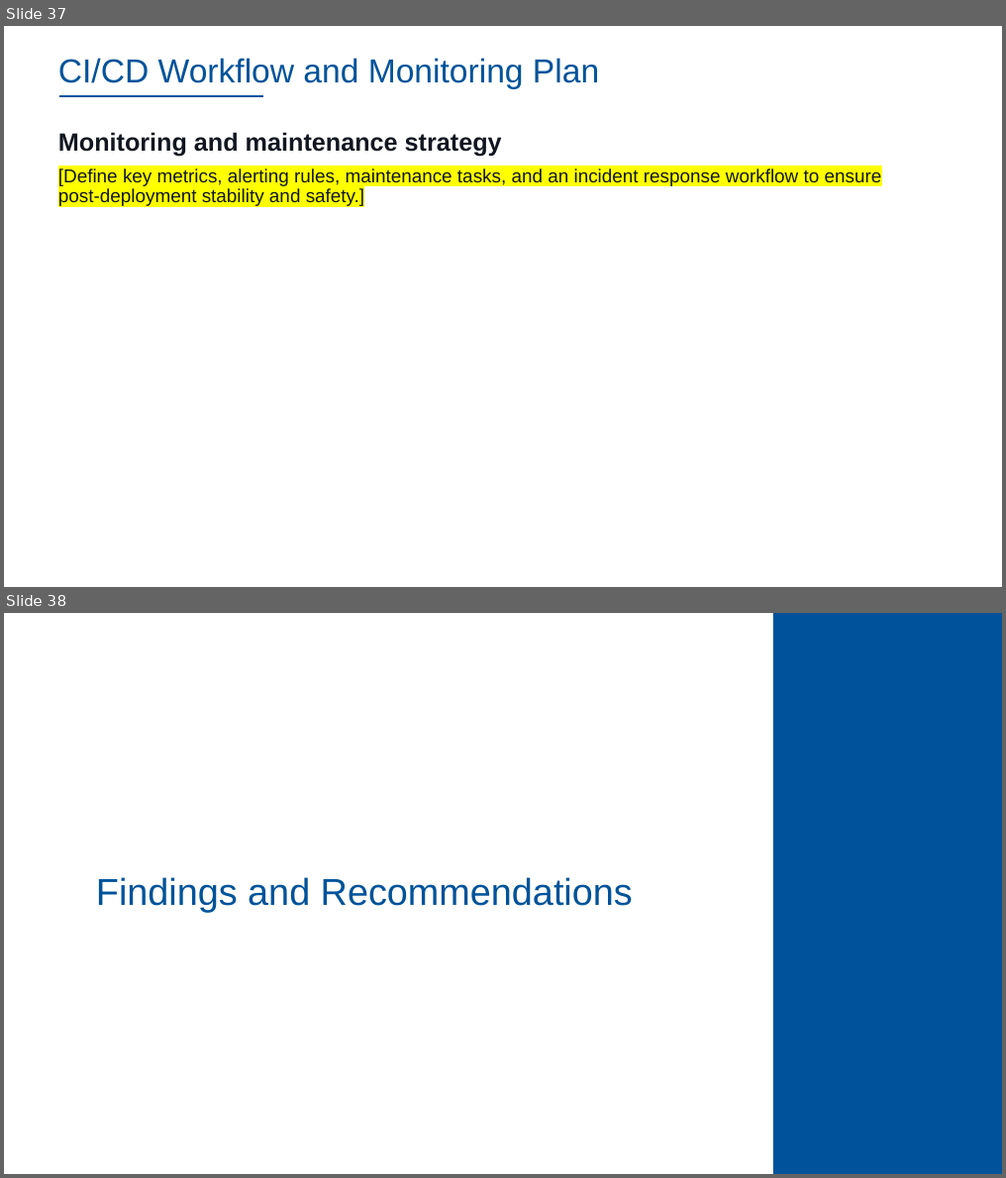
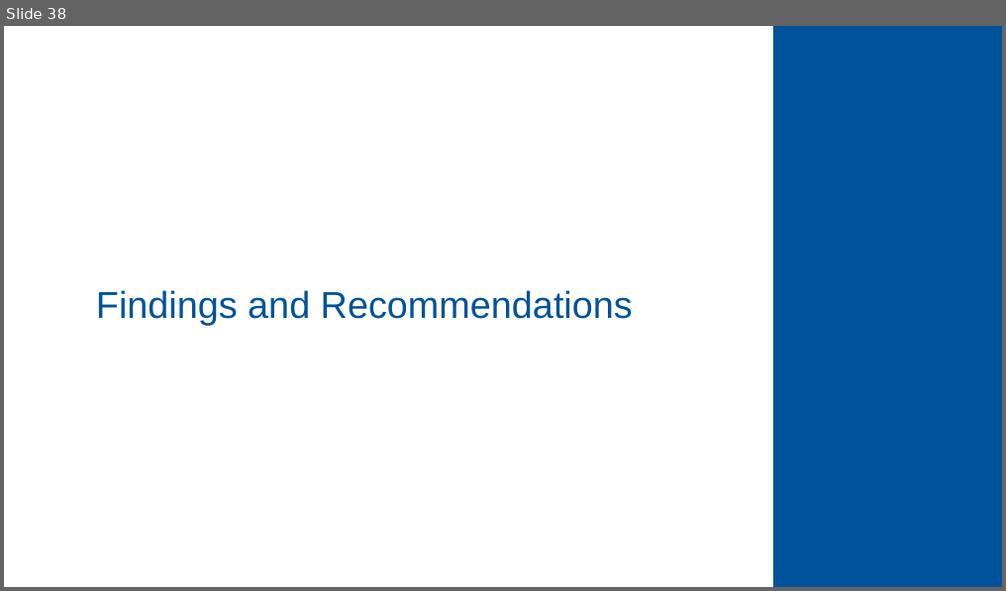
Before and after one commit to dennislamcv1/IBMSA, a slide deck: Systems Analyst Capstone Project/Final SubmissionDL.pptx. Shown one above the other, each under a label of ours: slides 37 and 38 before the commit, slide 38 after it. The pictures are 1006x1178 and 1006x591 pixels, drawn with LibreOffice and Linux fonts; fonts in the diff are those of the drawing; background and template pictures are left out. Boxes give left, top, right and bottom in pixels: in the first picture for what was removed or moved away, otherwise in the second. Text is boxed around its words. In the diff, an @@ line names an element or a change of style, - is before the commit and + after.

```diff
--- a/Systems Analyst Capstone Project/Final SubmissionDL.pptx
+++ b/Systems Analyst Capstone Project/Final SubmissionDL.pptx
@@ slide 37 removed at [4,26,1002,587], background #FFFFFF @@
@@ title removed at [58,58,599,89] @@
-CI/CD Workflow and Monitoring Plan
@@ line removed from (60, 96) to (263, 96) @@
@@ text removed at [58,132,882,206] @@
-Monitoring and maintenance strategy
-[Define key metrics, alerting rules, maintenance tasks, and an incident response workflow to ensure post-deployment stability and safety.]
```
Also in this commit, not shown: 8 slides changed, 3 slides added, 4 other slides removed, 12 other files.
